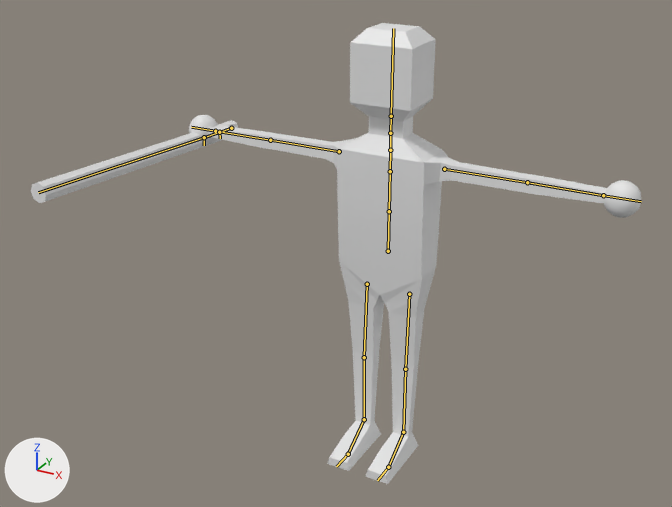
Two versions of the Blender file player/playerCharacterModel.blend, one commit apart.
Camera for both pictures: a 50 mm camera at (1.72, -3.64, 2.83) aimed at (-0.06, -0.39, 1.21). The lights are fixed; the arrows at lower left show +X, +Y and +Z. The bones that bend it are drawn over the model as lines.

The first picture shows 'Sowrd-noimp', 'humanoid'.
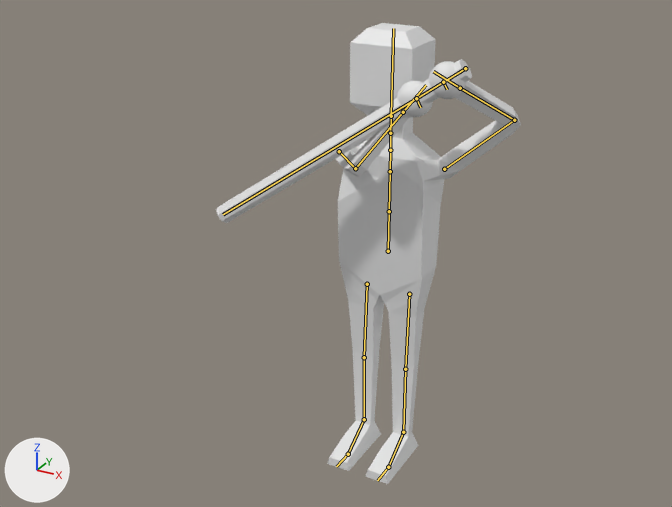
The newer file adds an action. The first version stands in its rest pose; the second is drawn at frame 0 of the action 'blockStanceArms'.

What the commit changed:
Bone 'swordSocket.R' (bone_swordsocket_r) moves from (0.0, 0.0, 0.0) to (0.012, -0.045, -0.02).
Bone 'swordSocket.R' (bone_swordsocket_r) turns from (0, 0, 0) to (-72, -52, 91) degrees about its own x, y and z.
Bone 'ik.arm.L' (bone_ik_arm_l) moves from (0.0, 0.0, 0.0) to (0.156, -0.601, 0.407).
Bone 'target.arm.R' (bone_target_arm_r) moves from (0.0, 0.0, 0.0) to (0.206, -0.868, -0.912).
Bone 'ik.arm.R' (bone_ik_arm_r) moves from (0.0, 0.0, 0.0) to (-0.22, -1.138, 0.295).

Pixel boxes (x1, y1, x2, y2) of what changed, in the pictures (672 x 507 px):
'humanoid', posed (57% narrower): before (189, 23, 641, 484); after (327, 23, 521, 484)
'Sowrd-noimp', posed (24% wider, 96% taller): before (31, 120, 238, 203); after (216, 59, 472, 223)
